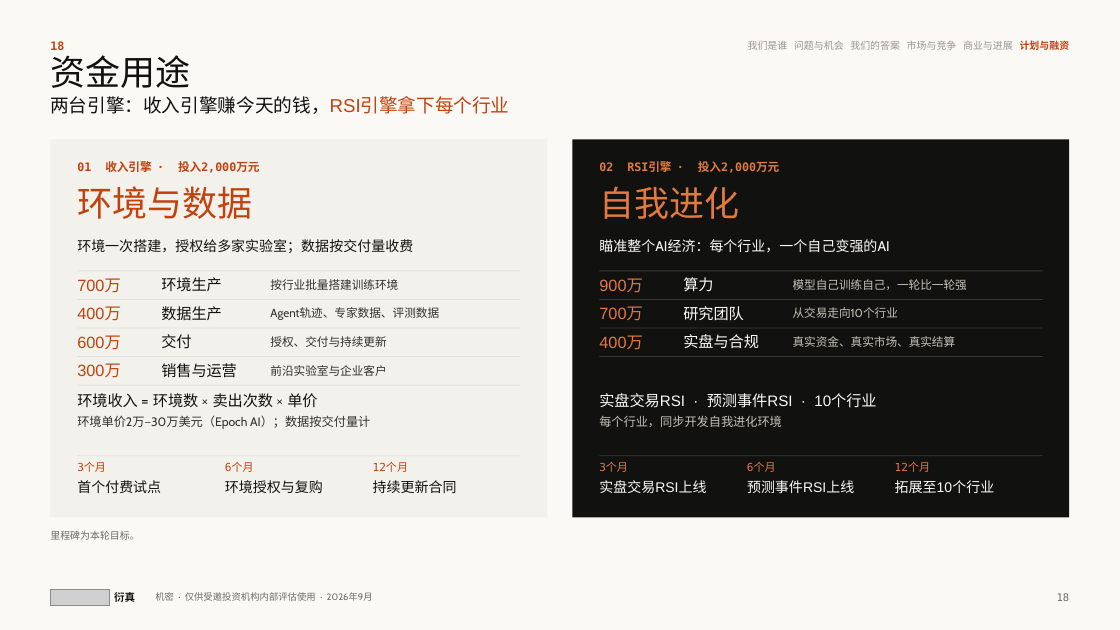
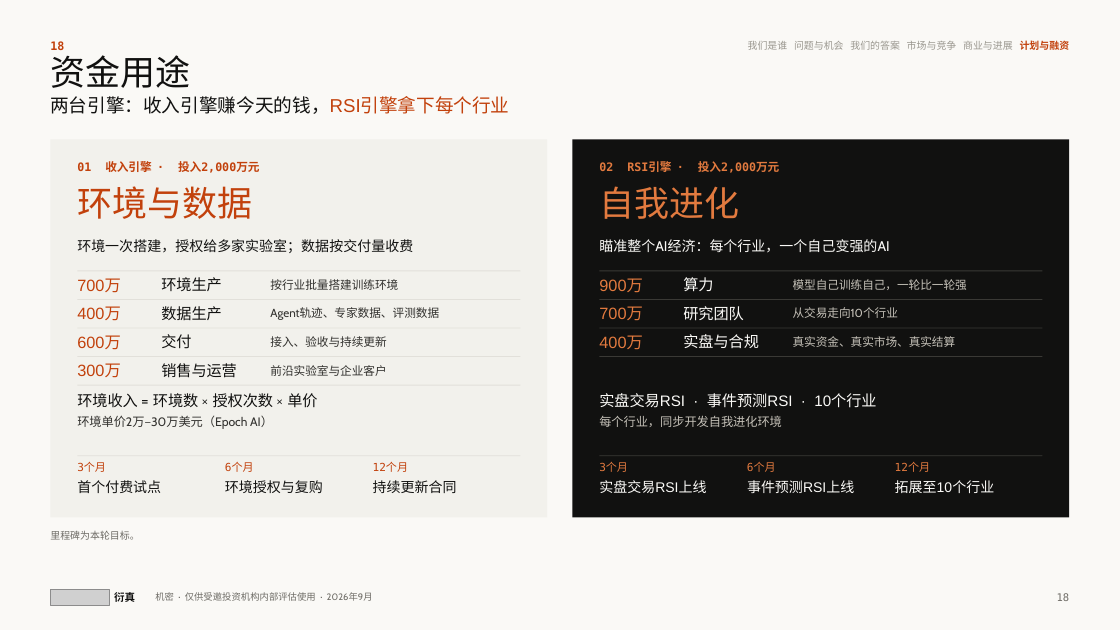
Before and after one commit to wangchen0802/Delta1, a slide deck: slide 18 of SimReal-BP-v27.pptx. Drawn at 1120x630 pixels with LibreOffice and Linux fonts; fonts in the diff are those of the drawing; grey boxes stand for pictures. Boxes give left, top, right and bottom in pixels: in the first picture for what was removed or moved away, otherwise in the second. Text is boxed around its words. In the diff, an @@ line names an element or a change of style, - is before the commit and + after.

```diff
--- a/SimReal-BP-v27.pptx
+++ b/SimReal-BP-v27.pptx
@@ text at [270,336,386,347]: text changed @@
-授权、交付与持续更新
+接入、验收与持续更新
@@ text at [77,393,317,429]: text changed @@
-环境收入 = 环境数 × 卖出次数 × 单价
-环境单价2万–30万美元（Epoch AI）；数据按交付量计
+环境收入 = 环境数 × 授权次数 × 单价
+环境单价2万–30万美元（Epoch AI）
@@ text at [599,393,876,408]: text changed @@
-实盘交易RSI · 预测事件RSI · 10个行业
+实盘交易RSI · 事件预测RSI · 10个行业
@@ text at [747,480,854,493]: text changed @@
-预测事件RSI上线
+事件预测RSI上线
```
Also in this commit, not shown: 15 other slides changed, 3 other files.
